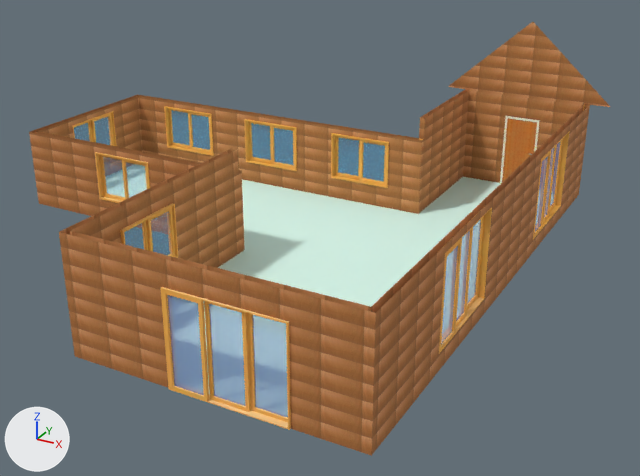
Two versions of the glTF model telhados/telhado46a.gltf, one commit apart.
Camera for both pictures: a 50 mm lens placed at (12.5, -18.61, 9.78), pointed at (2.31, -0.1, 0.52). The lights are fixed; the arrows at lower left show +X, +Y and +Z.

Objects in the first picture: 'root'.
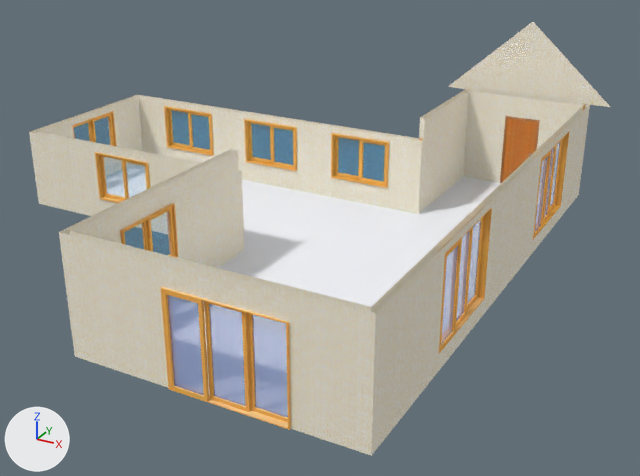
Location of each change, [x1, y1, x2, y2] in pixels of the pictures (640 x 476 px):
'root', surface changed, recoloured (brown to white)
    both: [29, 22, 610, 456]

The change, as a list of edits to the scene's bpy script:
```text
Change mat_material18:
    mat_material18.texture: img_image_1 -> img_image_2
Change mat_bloco_de_concreto:
    mat_bloco_de_concreto.texture: img_image_2 -> img_image_1
Change mat_douglas_fir_clear:
    mat_douglas_fir_clear.base_color: (0.737, 1.0, 0.899) -> (0.941, 0.957, 1.0)  # white #dffff3 -> white #f8faff
```
